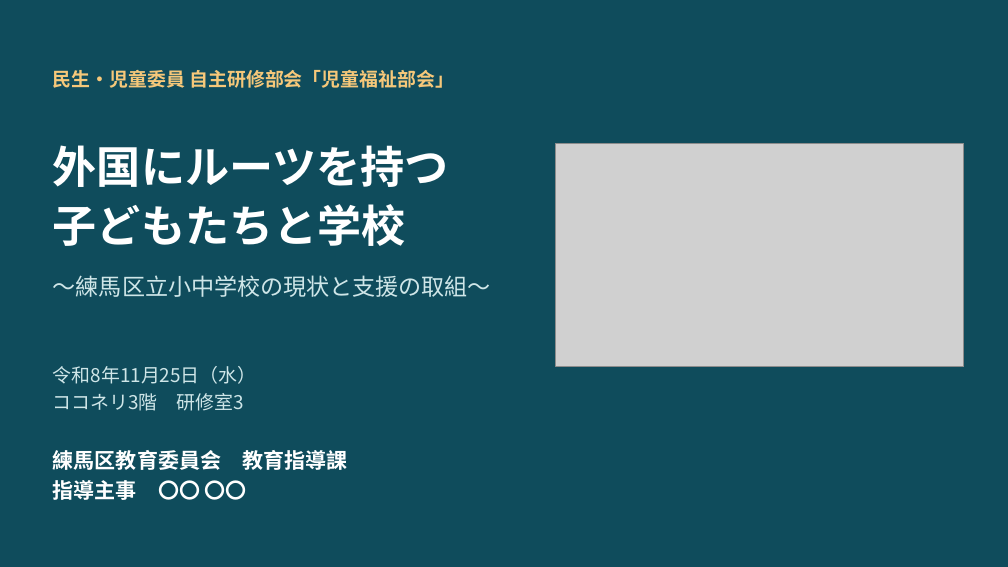
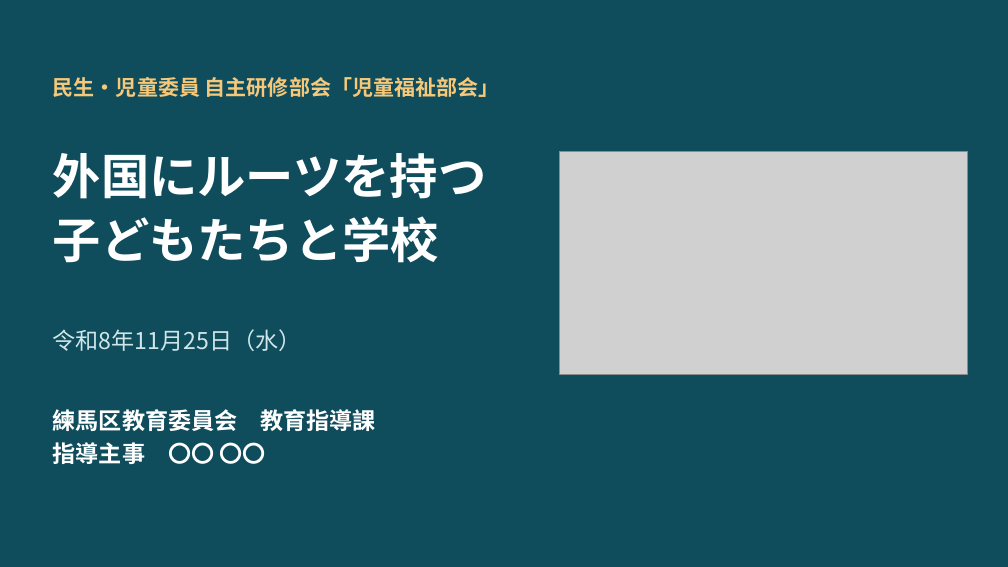
Before and after one commit to contynet730-star/con30, a slide deck: slide 1 of 民生児童委員研修/外国にルーツを持つ子どもたちと学校_R081125.pptx. Drawn at 1008x567 pixels with LibreOffice and Linux fonts; fonts in the diff are those of the drawing; grey boxes stand for pictures. Boxes give left, top, right and bottom in pixels: in the first picture for what was removed or moved away, otherwise in the second. Text is boxed around its words. In the diff, an @@ line names an element or a change of style, - is before the commit and + after.

```diff
--- a/民生児童委員研修/外国にルーツを持つ子どもたちと学校_R081125.pptx
+++ b/民生児童委員研修/外国にルーツを持つ子どもたちと学校_R081125.pptx
@@ text "民生・児童委員 自主研修部会「児童福祉部会」" at [53, 77, 499, 97]: size 18 to 20 pt; vertical alignment top to middle @@
@@ text "外国にルーツを持つ": place and size @@
-text "外国にルーツを持つ" at [53, 145, 449, 246]
+text "外国にルーツを持つ" at [53, 153, 486, 263]
@@ text "外国にルーツを持つ" at [53, 153, 486, 263]: size 42 to 46 pt @@
@@ picture: place and size @@
-picture at [556, 144, 964, 367]
+picture at [560, 151, 968, 374]
@@ text at [53, 329, 301, 351]: text changed @@
-～練馬区立小中学校の現状と支援の取組～
+令和8年11月25日（水）
@@ text "令和8年11月25日（水）" at [53, 329, 301, 351]: vertical alignment top to middle @@
@@ text removed at [53, 366, 257, 411] @@
-令和8年11月25日（水）
-ココネリ3階 研修室3
@@ text "練馬区教育委員会 教育指導課": place and size @@
-text "練馬区教育委員会 教育指導課" at [53, 447, 347, 500]
+text "練馬区教育委員会 教育指導課" at [53, 409, 375, 464]
@@ text "練馬区教育委員会 教育指導課" at [53, 409, 375, 464]: size 20 to 22 pt @@
```
Also in this commit, not shown: 15 other slides changed, 5 slides added, 4 slides removed, 1 other file.
